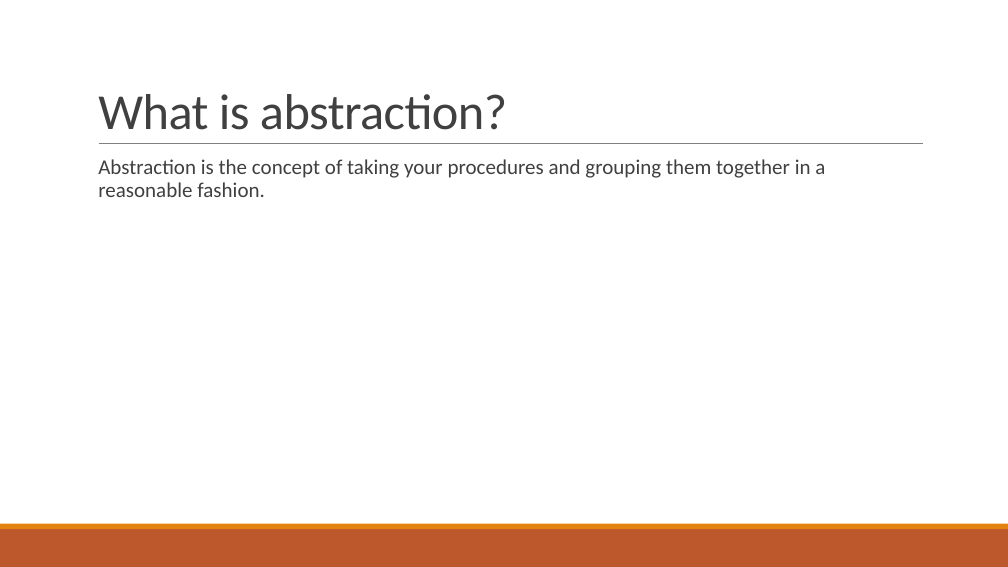
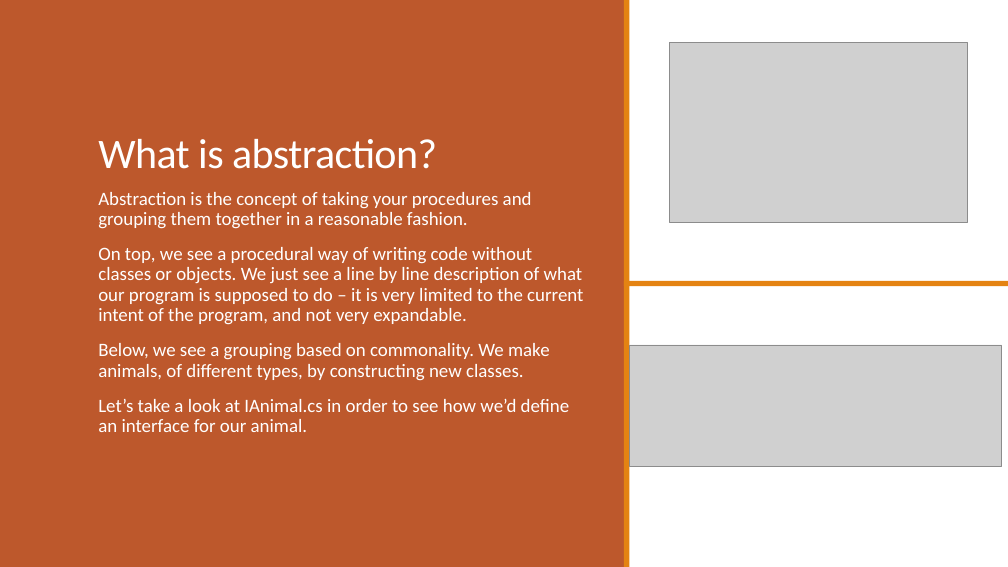
Before and after one commit to Troy-Web-Consulting/twc-training-oop-fundamentals, a slide deck: slide 5 of presentation.pptx. Drawn at 1008x567 pixels with LibreOffice and Linux fonts; fonts in the diff are those of the drawing; grey boxes stand for pictures. Boxes give left, top, right and bottom in pixels: in the first picture for what was removed or moved away, otherwise in the second. Text is boxed around its words. In the diff, an @@ line names an element or a change of style, - is before the commit and + after.

```diff
--- a/presentation.pptx
+++ b/presentation.pptx
@@ rectangle added at (x1=0, y1=0, x2=1008, y2=567), fill #FFFFFF @@
@@ rectangle added at (x1=0, y1=0, x2=624, y2=567), fill #BD582C @@
@@ rectangle added at (x1=624, y1=0, x2=629, y2=567), fill #E48312 @@
@@ title "What is abstraction?" moved from (x1=98, y1=94, x2=507, y2=130) to (x1=98, y1=139, x2=437, y2=169) @@
@@ title "What is abstraction?" at (x1=98, y1=139, x2=437, y2=169): size 48 to 40 pt, text colour #404040 to #FFFFFF @@
@@ picture added at (x1=669, y1=43, x2=968, y2=222) @@
@@ line removed from (99, 144) to (923, 144) @@
@@ text "Abstraction is the concept of ..." moved from (x1=98, y1=159, x2=825, y2=197) to (x1=98, y1=192, x2=583, y2=432) @@
@@ text at (x1=98, y1=192, x2=532, y2=229): size 20 to 18 pt, text colour #404040 to #FFFFFF in "Abstraction is the concept of taking your ..." @@
@@ text at (x1=98, y1=247, x2=583, y2=432): paragraphs added @@
+  On top, we see a procedural way of writing code without classes or objects. We just see a line by line description of what our program is supposed to do – it is very limited to the current intent of the program, and not very expandable.
+  Below, we see a grouping based on commonality. We make animals, of different types, by constructing new classes.
+  Let’s take a look at IAnimal.cs in order to see how we’d define an interface for our animal.
@@ rectangle added at (x1=624, y1=281, x2=1008, y2=286), fill #E48312 @@
@@ picture added at (x1=629, y1=345, x2=1002, y2=466) @@
```
Also in this commit, not shown: 11 other slides changed, 1 slide added, 1 slide removed, 10 other files.
